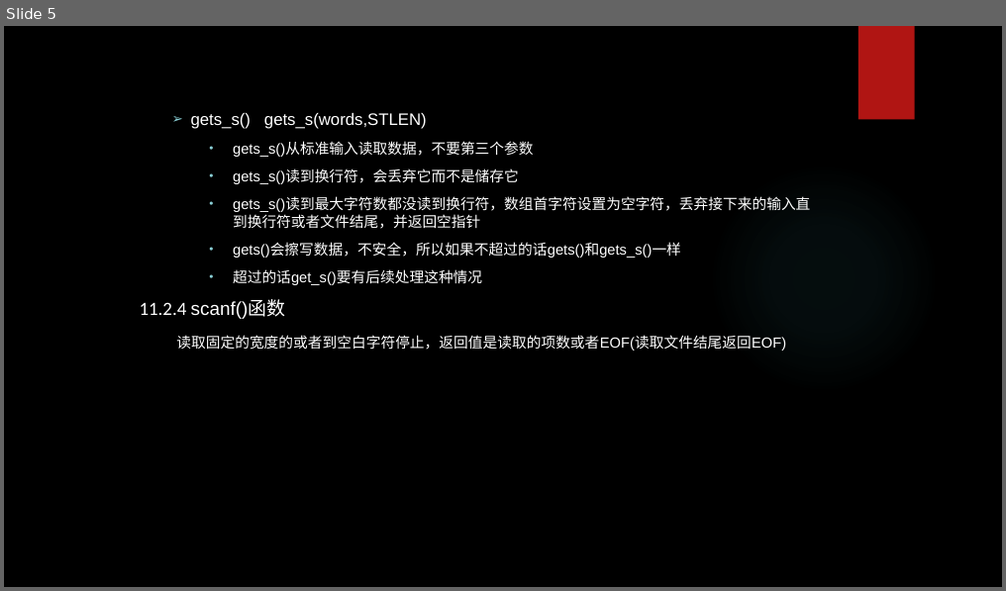
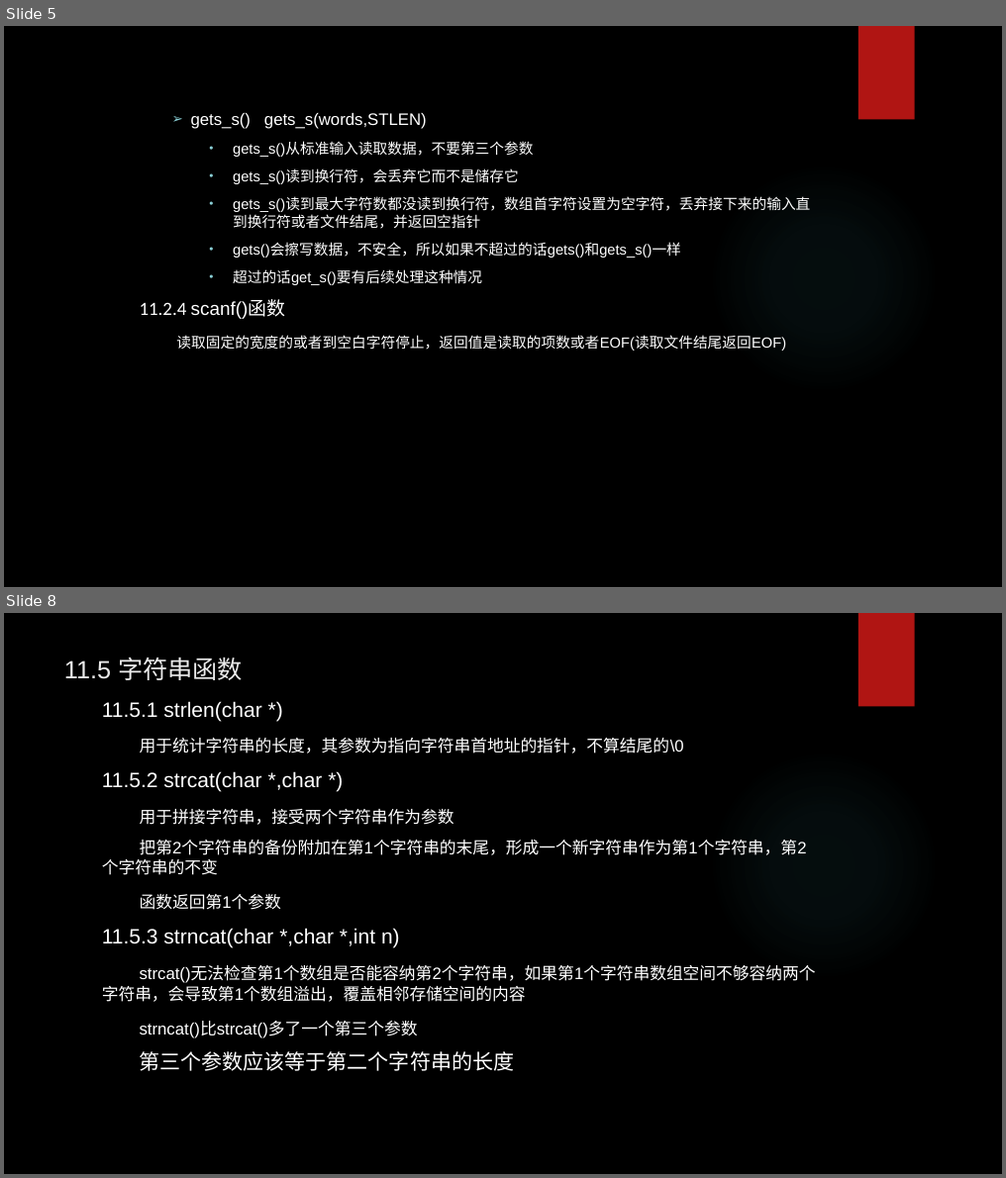
Before and after one commit to tsyin/c_ppt-code, a slide deck: 11字符串和字符串函数.pptx. Shown one above the other, each under a label of ours: slide 5 before the commit, slides 5 and 8 after it; the slides between them are not shown. The pictures are 1006x591 and 1006x1178 pixels, drawn with LibreOffice and Linux fonts; fonts in the diff are those of the drawing; background and template pictures are left out. Boxes give left, top, right and bottom in pixels: in the first picture for what was removed or moved away, otherwise in the second. Text is boxed around its words. In the diff, an @@ line names an element or a change of style, - is before the commit and + after.

```diff
--- a/11字符串和字符串函数.pptx
+++ b/11字符串和字符串函数.pptx
@@ slide 8 added at (4, 613, 1002, 1174), background picture (left out); not listed: 2 template elements that a slide beside it also shows @@
@@ title added at (64, 657, 243, 680), 24 pt, text #EBEBEB @@
+11.5 字符串函数
@@ text added at (102, 701, 816, 1071), 16 pt, text #FFFFFF @@
+11.5.1 strlen(char *)
+用于统计字符串的长度，其参数为指向字符串首地址的指针，不算结尾的\0
+11.5.2 strcat(char *,char *)
+用于拼接字符串，接受两个字符串作为参数
+把第2个字符串的备份附加在第1个字符串的末尾，形成一个新字符串作为第1个字符串，第2个字符串的不变
+函数返回第1个参数
+11.5.3 strncat(char *,char *,int n)
+strcat()无法检查第1个数组是否能容纳第2个字符串，如果第1个字符串数组空间不够容纳两个字符串，会导致第1个数组溢出，覆盖相邻存储空间的内容
+strncat()比strcat()多了一个第三个参数
+第三个参数应该等于第二个字符串的长度
```
Also in this commit, not shown: 1 slide changed, 7 other slides added, 3 other files.
